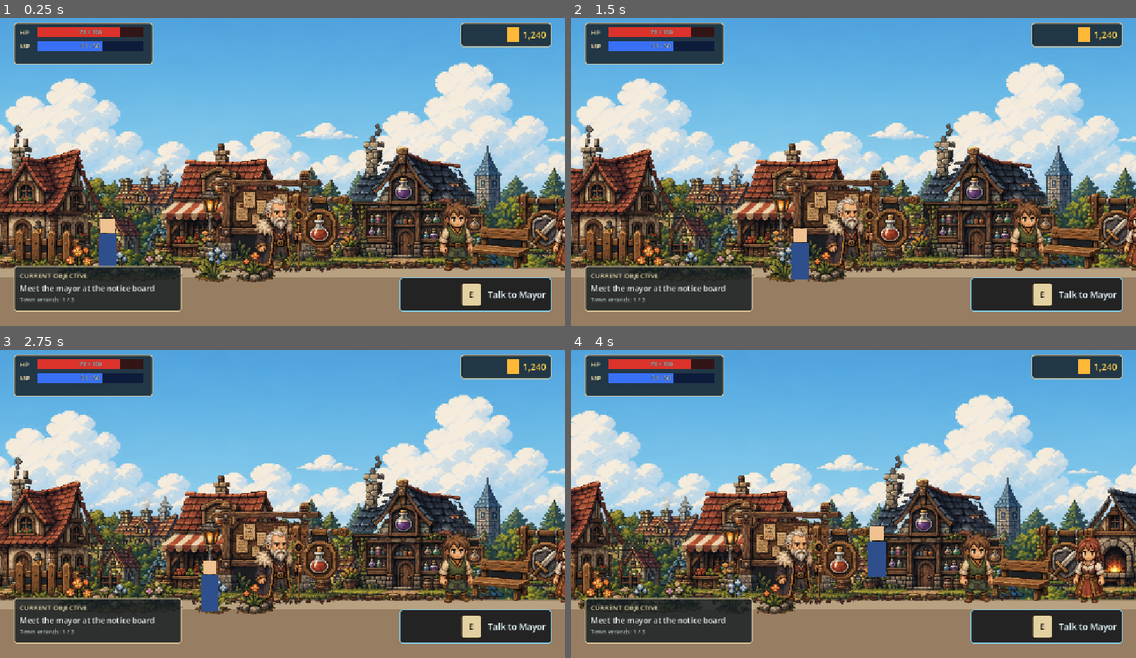
Above: before the commit, frames 1-4 (two rows, left to right).
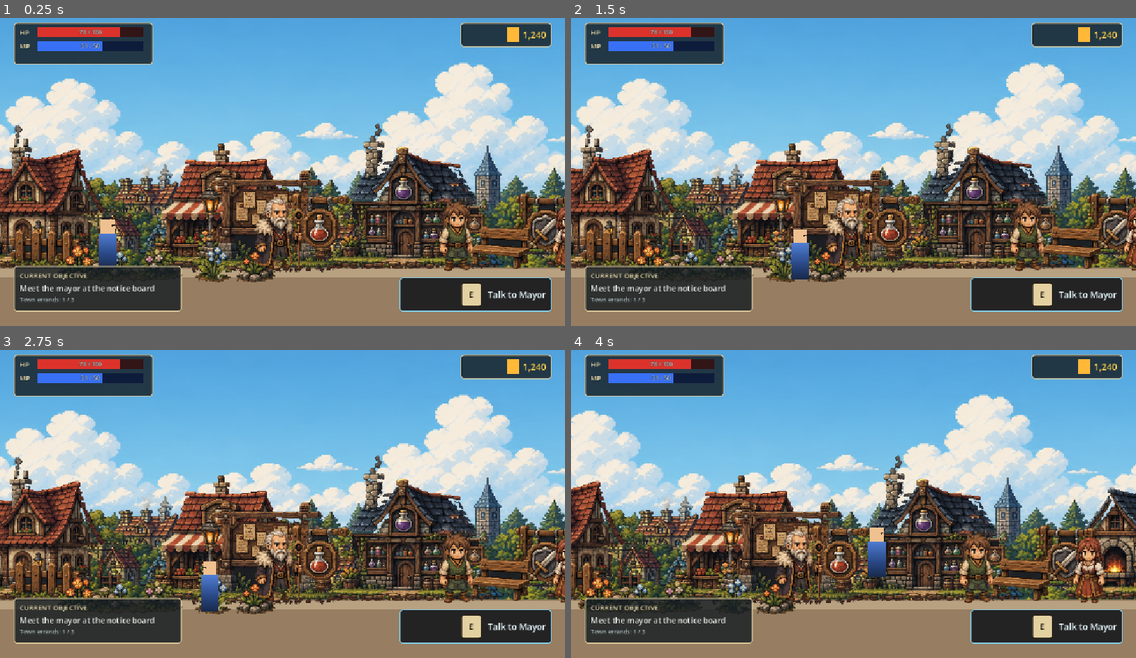
Above: after the commit, the same moments.

Repository: judadao/game_godot
Game: Godot game, scene res://scenes/game/game.tscn
The game is run twice, just before and just after one commit, with the same random seed, the same clock (stepped at 60 frames per second) and the same inputs.
Inputs:
- Up to frame 1 (0.25 s): no input
- Up to frame 2 (1.5 s): tap Enter (ui_accept) at 0.5, 0.6, 0.77, 1.07, 1.35 s; hold Right (ui_right) from 0.53 s (still down)
- Up to frame 3 (2.75 s): tap Enter (ui_accept) at 1.52, 1.82, 2.1 s; release Right (ui_right) at 2.03 s; hold Left (ui_left) from 2.03 s (still down)
- Up to frame 4 (4 s): release Left (ui_left) at 2.78 s; hold Right (ui_right) from 2.78 s (still down); tap Enter (ui_accept) at 2.85, 3.02, 3.32, 3.6, 3.77 s

The runs differ from the first frame. In frame 1, 0.2% of the frame differs, in the area x 17-21%, y 65-81%; in frame 2, 0.3%, in the area x 39-43%, y 68-85%; in frame 3, 0.2%; in frame 4, 0.3%.

Commit message:
feat: complete existing world and map scenes

Diff:
--- a/scenes/maps/town.tscn
+++ b/scenes/maps/town.tscn
@@ -28,7 +28,7 @@
 [ext_resource type="Texture2D" uid="uid://425qqvkhr58m" path="res://concept/town/can_use/npc/npc_asset_009.png" id="26_smith"]
 [ext_resource type="Texture2D" uid="uid://ccv6uq1tsiwoq" path="res://concept/town/can_use/npc/npc_asset_011.png" id="27_guard"]
 [ext_resource type="Texture2D" uid="uid://n263p7p8w6fv" path="res://concept/town/can_use/npc/npc_asset_016.png" id="28_innkeeper"]
-[ext_resource type="Script" path="res://scripts/player/player_controller.gd" id="29_player_script"]
+[ext_resource type="PackedScene" path="res://scenes/player/Player.tscn" id="29_player_scene"]
 
 [sub_resource type="Gradient" id="Gradient_sky"]
 offsets = PackedFloat32Array(0, 0.58, 1)
@@ -41,16 +41,25 @@
 fill_from = Vector2(0.5, 0)
 fill_to = Vector2(0.5, 1)
 
-[sub_resource type="RectangleShape2D" id="RectangleShape2D_player"]
-size = Vector2(42, 88)
-
 [sub_resource type="RectangleShape2D" id="RectangleShape2D_floor"]
 size = Vector2(2800, 64)
 
 [sub_resource type="RectangleShape2D" id="RectangleShape2D_wall"]
 size = Vector2(48, 520)
 
+[sub_resource type="RectangleShape2D" id="RectangleShape2D_portal"]
+size = Vector2(128, 160)
+
 [node name="Town" type="Node2D" unique_id=2064318752]
+metadata/map_width = 2600
+metadata/map_height = 724
+metadata/camera_limit_left = 0
+metadata/camera_limit_top = 0
+metadata/camera_limit_right = 2600
+metadata/camera_limit_bottom = 724
+
+[node name="PlayerSpawn" type="Marker2D" parent="."]
+position = Vector2(220, 576)
 
 [node name="Sky" type="Sprite2D" parent="." unique_id=1957591297]
 position = Vector2(1086, 362)
@@ -203,6 +212,34 @@
 texture = ExtResource("20_flowers")
 offset = Vector2(0, -45.5)
 
+[node name="Portals" type="Node2D" parent="."]
+
+[node name="EastRoadPortal" type="Area2D" parent="Portals" groups=["Portals"]]
+position = Vector2(2532, 576)
+monitoring = false
+metadata/portal_id = "town_east_road"
+metadata/target_scene = "res://scenes/maps/town.tscn"
+metadata/target_spawn = "PlayerSpawn"
+metadata/placeholder = true
+
+[node name="CollisionShape2D" type="CollisionShape2D" parent="Portals/EastRoadPortal"]
+position = Vector2(0, 5)
+shape = SubResource("RectangleShape2D_portal")
+debug_color = Color(0.22, 0.65, 1, 0.28)
+
+[node name="TownCenterPortal" type="Area2D" parent="Portals" groups=["Portals"]]
+position = Vector2(2284, 576)
+monitoring = false
+metadata/portal_id = "town_center_portal"
+metadata/target_scene = "res://scenes/maps/town.tscn"
+metadata/target_spawn = "PlayerSpawn"
+metadata/placeholder = true
+
+[node name="CollisionShape2D" type="CollisionShape2D" parent="Portals/TownCenterPortal"]
+position = Vector2(0, 5)
+shape = SubResource("RectangleShape2D_portal")
+debug_color = Color(0.22, 0.65, 1, 0.28)
+
 [node name="NPCs" type="Node2D" parent="." unique_id=1308501861]
 
 [node name="Mayor" type="Sprite2D" parent="NPCs" unique_id=1514306631]
@@ -235,33 +272,8 @@
 texture = ExtResource("28_innkeeper")
 offset = Vector2(0, -72)
 
-[node name="Player" type="CharacterBody2D" parent="." unique_id=1141192825]
+[node name="Player" parent="." unique_id=1141192825 instance=ExtResource("29_player_scene")]
 position = Vector2(220, 576)
-script = ExtResource("29_player_script")
-
-[node name="Body" type="ColorRect" parent="Player" unique_id=141603097]
-offset_left = -18.0
-offset_top = -74.0
-offset_right = 18.0
-color = Color(0.18, 0.31, 0.55, 1)
-
-[node name="Head" type="ColorRect" parent="Player" unique_id=1950324854]
-offset_left = -14.0
-offset_top = -104.0
-offset_right = 14.0
-offset_bottom = -76.0
-color = Color(0.94, 0.76, 0.57, 1)
-
-[node name="CollisionShape2D" type="CollisionShape2D" parent="Player" unique_id=1447155505]
-position = Vector2(0, -44)
-shape = SubResource("RectangleShape2D_player")
-
-[node name="Camera2D" type="Camera2D" parent="Player" unique_id=1713116518]
-limit_left = 0
-limit_top = 0
-limit_right = 2600
-limit_bottom = 724
-position_smoothing_enabled = true
 
 [node name="WorldCollision" type="StaticBody2D" parent="." unique_id=1406716349]
 
--- /dev/null
+++ b/scenes/player/Player.tscn
@@ -0,0 +1,59 @@
+[gd_scene load_steps=5 format=3]
+
+[ext_resource type="Script" path="res://scripts/player/player_controller.gd" id="1_player_controller"]
+
+[sub_resource type="RectangleShape2D" id="RectangleShape2D_body"]
+size = Vector2(42, 88)
+
+[sub_resource type="RectangleShape2D" id="RectangleShape2D_interaction"]
+size = Vector2(56, 72)
+
+[sub_resource type="Gradient" id="Gradient_player_body"]
+offsets = PackedFloat32Array(0, 0.55, 1)
+colors = PackedColorArray(0.31, 0.49, 0.82, 1, 0.17, 0.29, 0.54, 1, 0.09, 0.16, 0.29, 1)
+
+[sub_resource type="GradientTexture2D" id="GradientTexture2D_player_body"]
+gradient = SubResource("Gradient_player_body")
+width = 36
+height = 74
+fill_from = Vector2(0.5, 0)
+fill_to = Vector2(0.5, 1)
+
+[node name="Player" type="CharacterBody2D"]
+script = ExtResource("1_player_controller")
+
+[node name="Visual" type="Node2D" parent="."]
+
+[node name="Body" type="Sprite2D" parent="Visual"]
+position = Vector2(0, -37)
+texture = SubResource("GradientTexture2D_player_body")
+
+[node name="Head" type="Polygon2D" parent="Visual"]
+position = Vector2(0, -88)
+color = Color(0.94, 0.76, 0.57, 1)
+polygon = PackedVector2Array(-14, -14, 14, -14, 14, 14, -14, 14)
+
+[node name="FacingMark" type="Polygon2D" parent="Visual"]
+position = Vector2(10, -90)
+color = Color(0.12, 0.08, 0.06, 1)
+polygon = PackedVector2Array(-2, -2, 6, 0, -2, 2)
+
+[node name="CollisionShape2D" type="CollisionShape2D" parent="."]
+position = Vector2(0, -44)
+shape = SubResource("RectangleShape2D_body")
+
+[node name="InteractionDetector" type="Area2D" parent="."]
+position = Vector2(24, -44)
+
+[node name="CollisionShape2D" type="CollisionShape2D" parent="InteractionDetector"]
+shape = SubResource("RectangleShape2D_interaction")
+
+[node name="AttackOrigin" type="Marker2D" parent="."]
+position = Vector2(34, -48)
+
+[node name="Camera2D" type="Camera2D" parent="."]
+limit_left = 0
+limit_top = 0
+limit_right = 2600
+limit_bottom = 724
+position_smoothing_enabled = true
--- a/scenes/town.tscn
+++ b/scenes/town.tscn
@@ -50,7 +50,19 @@
 [sub_resource type="RectangleShape2D" id="RectangleShape2D_wall"]
 size = Vector2(48, 520)
 
+[sub_resource type="RectangleShape2D" id="RectangleShape2D_portal"]
+size = Vector2(128, 160)
+
 [node name="Town" type="Node2D" unique_id=2064318752]
+metadata/map_width = 2600
+metadata/map_height = 724
+metadata/camera_limit_left = 0
+metadata/camera_limit_top = 0
+metadata/camera_limit_right = 2600
+metadata/camera_limit_bottom = 724
+
+[node name="PlayerSpawn" type="Marker2D" parent="."]
+position = Vector2(220, 576)
 
 [node name="Sky" type="Sprite2D" parent="." unique_id=1957591297]
 position = Vector2(1086, 362)
@@ -203,6 +215,34 @@
 texture = ExtResource("20_flowers")
 offset = Vector2(0, -45.5)
 
+[node name="Portals" type="Node2D" parent="."]
+
+[node name="EastRoadPortal" type="Area2D" parent="Portals" groups=["Portals"]]
+position = Vector2(2532, 576)
+monitoring = false
+metadata/portal_id = "town_east_road"
+metadata/target_scene = "res://scenes/maps/town.tscn"
+metadata/target_spawn = "PlayerSpawn"
+metadata/placeholder = true
+
+[node name="CollisionShape2D" type="CollisionShape2D" parent="Portals/EastRoadPortal"]
+position = Vector2(0, 5)
+shape = SubResource("RectangleShape2D_portal")
+debug_color = Color(0.22, 0.65, 1, 0.28)
+
+[node name="TownCenterPortal" type="Area2D" parent="Portals" groups=["Portals"]]
+position = Vector2(2284, 576)
+monitoring = false
+metadata/portal_id = "town_center_portal"
+metadata/target_scene = "res://scenes/maps/town.tscn"
+metadata/target_spawn = "PlayerSpawn"
+metadata/placeholder = true
+
+[node name="CollisionShape2D" type="CollisionShape2D" parent="Portals/TownCenterPortal"]
+position = Vector2(0, 5)
+shape = SubResource("RectangleShape2D_portal")
+debug_color = Color(0.22, 0.65, 1, 0.28)
+
 [node name="NPCs" type="Node2D" parent="." unique_id=1308501861]
 
 [node name="Mayor" type="Sprite2D" parent="NPCs" unique_id=1514306631]
--- a/scripts/player/player_controller.gd
+++ b/scripts/player/player_controller.gd
@@ -1,21 +1,118 @@
 extends CharacterBody2D
+
+signal attack_started(origin: Vector2, direction: Vector2)
+signal state_changed(state: StringName)
+
+const ACTION_MOVE_LEFT: StringName = &"move_left"
+const ACTION_MOVE_RIGHT: StringName = &"move_right"
+const ACTION_JUMP: StringName = &"jump"
+const ACTION_ATTACK: StringName = &"attack"
+const FALLBACK_MOVE_LEFT: StringName = &"ui_left"
+const FALLBACK_MOVE_RIGHT: StringName = &"ui_right"
+const FALLBACK_JUMP: StringName = &"ui_accept"
+const FALLBACK_JUMP_ALT: StringName = &"ui_up"
+const STATE_IDLE: StringName = &"idle"
+const STATE_WALK: StringName = &"walk"
+const STATE_JUMP: StringName = &"jump"
 
 @export var speed: float = 260.0
 @export var gravity: float = 980.0
 @export var jump_velocity: float = -420.0
+@export var attack_recovery: float = 0.25
+
+@onready var visual: Node2D = get_node_or_null("Visual") as Node2D
+@onready var interaction_detector: Area2D = get_node_or_null("InteractionDetector") as Area2D
+@onready var attack_origin: Marker2D = get_node_or_null("AttackOrigin") as Marker2D
+
+var facing_direction: int = 1
+var current_state: StringName = STATE_IDLE
+var _attack_cooldown: float = 0.0
 
 func _physics_process(delta: float) -> void:
-	var direction := 0.0
-	if Input.is_action_pressed("ui_left") or Input.is_key_pressed(KEY_A):
-		direction -= 1.0
-	if Input.is_action_pressed("ui_right") or Input.is_key_pressed(KEY_D):
-		direction += 1.0
+	_tick_attack_cooldown(delta)
+
+	var direction := get_move_direction()
+	if direction != 0.0:
+		set_facing_direction(signi(direction))
 
 	velocity.x = direction * speed
 
 	if not is_on_floor():
 		velocity.y += gravity * delta
-	elif Input.is_action_just_pressed("ui_accept") or Input.is_key_pressed(KEY_W) or Input.is_action_just_pressed("ui_up"):
+	elif _is_action_just_pressed(ACTION_JUMP, [FALLBACK_JUMP, FALLBACK_JUMP_ALT]):
 		velocity.y = jump_velocity
 
+	if _is_action_just_pressed(ACTION_ATTACK):
+		attack()
+
 	move_and_slide()
+	_update_state(direction)
+
+func get_move_direction() -> float:
+	var direction := 0.0
+	if _is_action_pressed(ACTION_MOVE_LEFT, [FALLBACK_MOVE_LEFT]):
+		direction -= 1.0
+	if _is_action_pressed(ACTION_MOVE_RIGHT, [FALLBACK_MOVE_RIGHT]):
+		direction += 1.0
+
+	return clampf(direction, -1.0, 1.0)
+
+func set_facing_direction(direction: int) -> void:
+	if direction == 0:
+		return
+
+	facing_direction = signi(direction)
+	if visual != null:
+		visual.scale.x = float(facing_direction)
+	if attack_origin != null:
+		attack_origin.position.x = absf(attack_origin.position.x) * float(facing_direction)
+	if interaction_detector != null:
+		interaction_detector.position.x = absf(interaction_detector.position.x) * float(facing_direction)
+
+func attack() -> bool:
+	if _attack_cooldown > 0.0:
+		return false
+
+	_attack_cooldown = attack_recovery
+	var origin := global_position
+	if attack_origin != null:
+		origin = attack_origin.global_position
+
+	attack_started.emit(origin, Vector2(facing_direction, 0.0))
+	return true
+
+func _tick_attack_cooldown(delta: float) -> void:
+	_attack_cooldown = maxf(_attack_cooldown - delta, 0.0)
+
+func _update_state(direction: float) -> void:
+	var next_state := STATE_IDLE
+	if not is_on_floor():
+		next_state = STATE_JUMP
+	elif direction != 0.0:
+		next_state = STATE_WALK
+
+	if next_state == current_state:
+		return
+
+	current_state = next_state
+	state_changed.emit(current_state)
+
+func _is_action_pressed(action: StringName, fallback_actions: Array[StringName] = []) -> bool:
+	if InputMap.has_action(action) and Input.is_action_pressed(action):
+		return true
+
+	for fallback_action in fallback_actions:
+		if InputMap.has_action(fallback_action) and Input.is_action_pressed(fallback_action):
+			return true
+
+	return false
+
+func _is_action_just_pressed(action: StringName, fallback_actions: Array[StringName] = []) -> bool:
+	if InputMap.has_action(action) and Input.is_action_just_pressed(action):
+		return true
+
+	for fallback_action in fallback_actions:
+		if InputMap.has_action(fallback_action) and Input.is_action_just_pressed(fallback_action):
+			return true
+
+	return false
